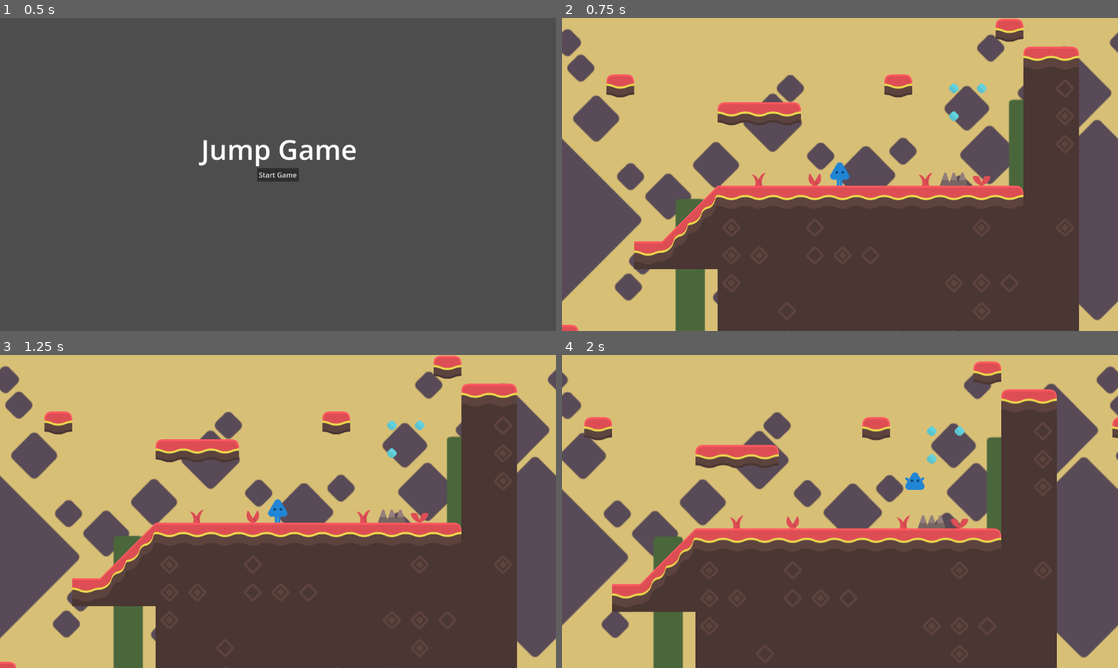
Above: before the commit, frames 1-4 (two rows, left to right).
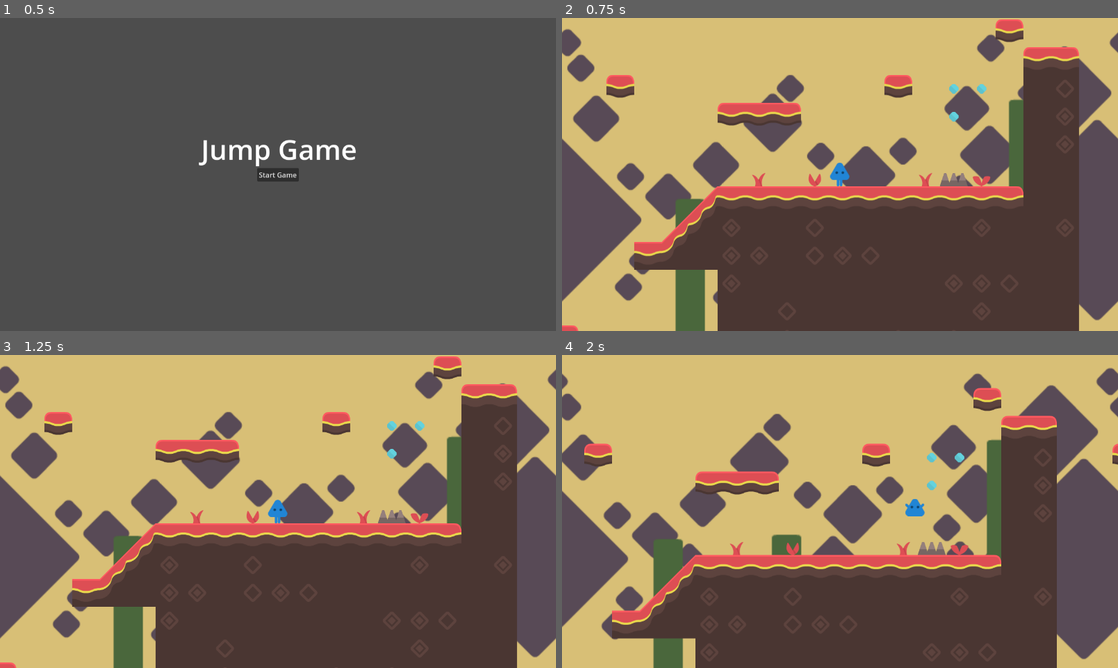
Above: after the commit, the same moments.

Repository: adsuttman/GDTest2
Game: Godot game, scene res://game.tscn
The game is run twice, just before and just after one commit, with the same random seed, the same clock (stepped at 60 frames per second) and the same inputs.
Inputs:
- Up to frame 1 (0.5 s): no input
- Up to frame 2 (0.75 s): click "Start Game" at 0.5 s
- Up to frame 3 (1.25 s): no input
- Up to frame 4 (2 s): tap Enter at 1.25 s; hold D (right) from 1.28 s (still down); tap Space (jump) at 1.52 s

Frame 1 is identical in both runs. In frame 2, 0.9% of the frame differs, in the area x 0-93%, y 0-99%; in frame 3, 1.2%; in frame 4, 18%, in the area x 0-100%, y 2-98%.

Commit message:
small tweaks to player class

Diff:
--- a/Resources/Player/player_character.tscn
+++ b/Resources/Player/player_character.tscn
@@ -114,7 +114,7 @@
 script = ExtResource("12_3hw18")
 animation_name = "fall"
 
-[node name="Jump" type="Node" parent="StateManager" groups=["player"]]
+[node name="Jump" type="Node" parent="StateManager"]
 script = ExtResource("13_tdvlg")
 animation_name = "jump"
 
@@ -126,6 +126,5 @@
 process_callback = 0
 position_smoothing_enabled = true
 drag_horizontal_enabled = true
-drag_vertical_enabled = true
 editor_draw_limits = true
 editor_draw_drag_margin = true
